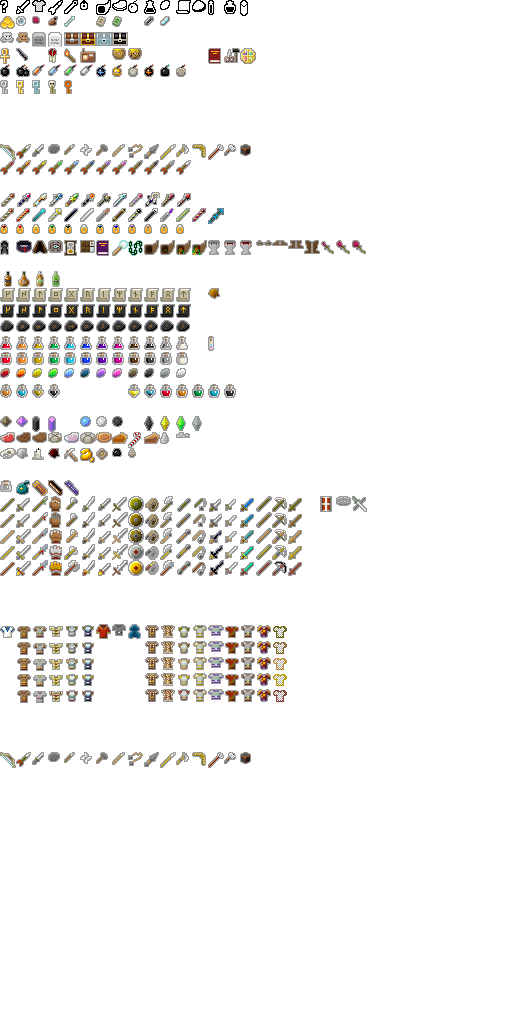
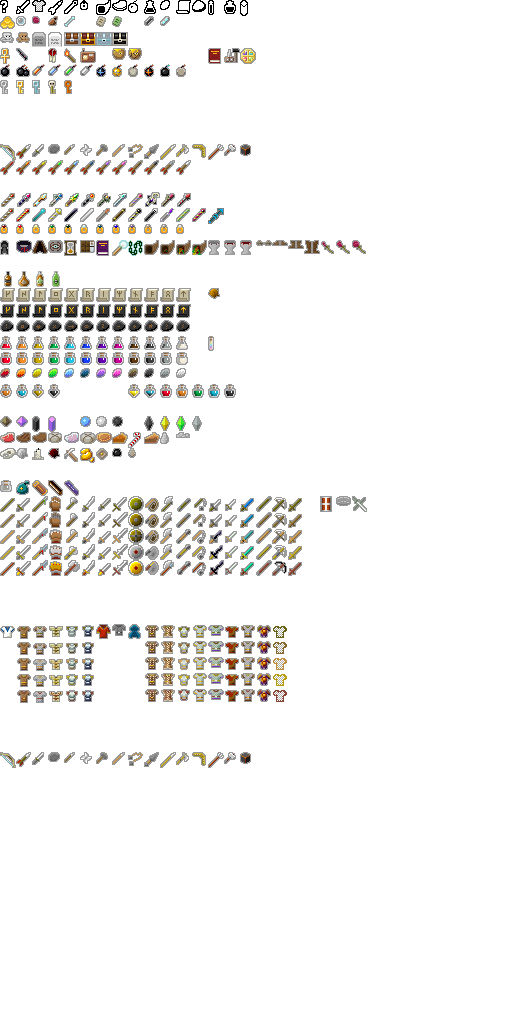
Revision of a layered 512x1024 image; what changed, layer by layer:
painted on "items.png" over [left=198, top=626, right=270, bottom=698]
